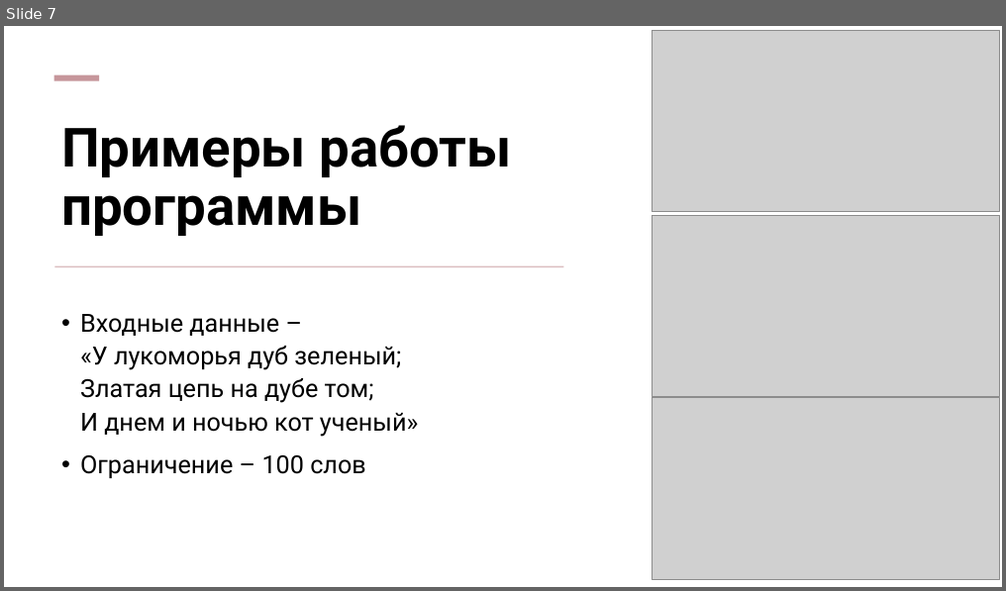
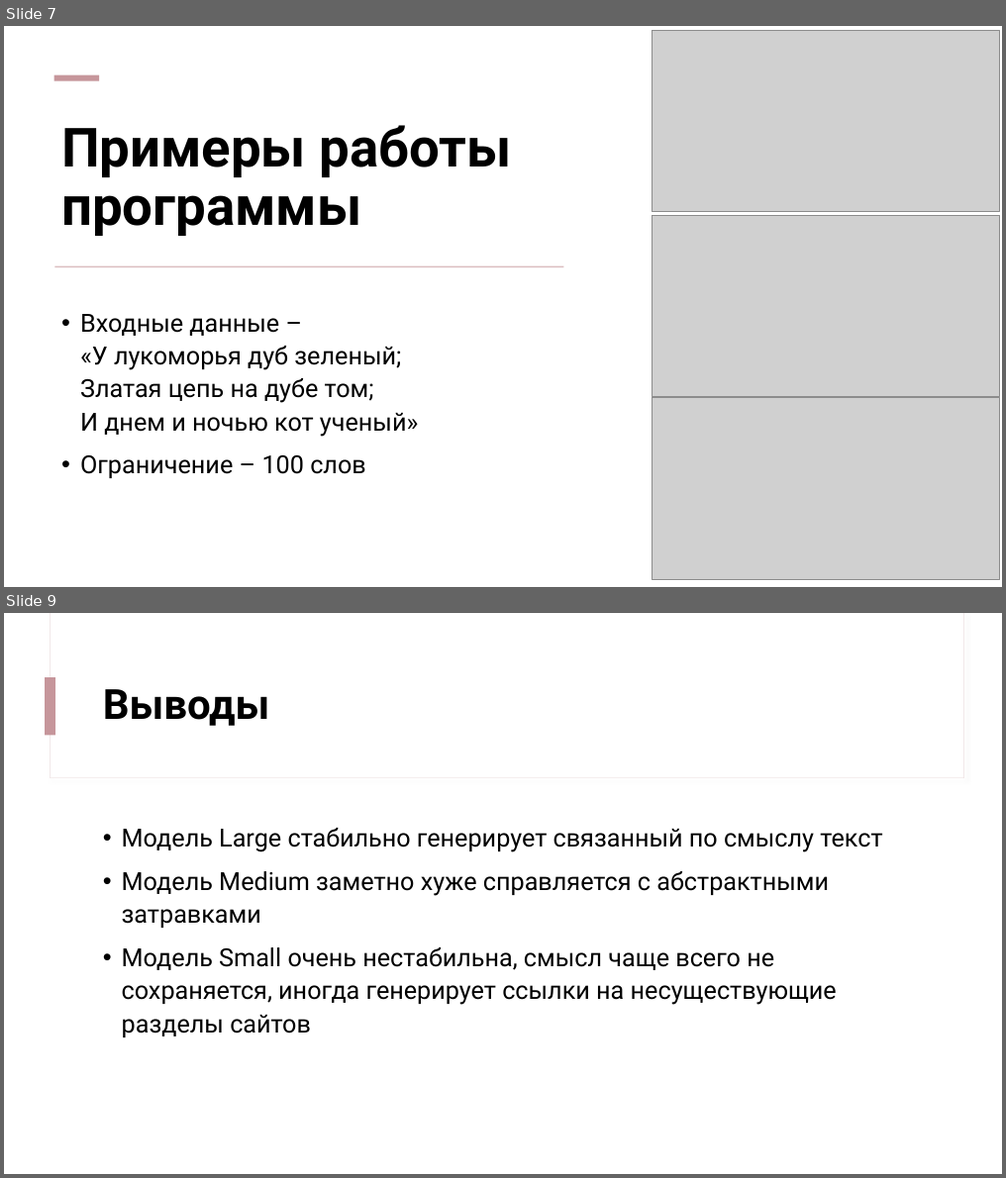
Before and after one commit to OmegaLies/AI, a slide deck: lab2.pptx. Shown one above the other, each under a label of ours: slide 7 before the commit, slides 7 and 9 after it; the slides between them are not shown. The pictures are 1006x591 and 1006x1178 pixels, drawn with LibreOffice and Linux fonts; fonts in the diff are those of the drawing; grey boxes stand for pictures. Boxes give left, top, right and bottom in pixels: in the first picture for what was removed or moved away, otherwise in the second. Text is boxed around its words. In the diff, an @@ line names an element or a change of style, - is before the commit and + after.

```diff
--- a/lab2.pptx
+++ b/lab2.pptx
@@ slide 9 added at (x1=4, y1=613, x2=1002, y2=1174), background #FFFFFF @@
@@ rectangle added at (x1=50, y1=613, x2=963, y2=778), fill #FFFFFF, outline #F0E5E6 0.75 pt @@
@@ rectangle added at (x1=51, y1=613, x2=963, y2=777), fill #FFFFFF @@
@@ rectangle added at (x1=46, y1=677, x2=55, y2=735), fill #C6969B @@
@@ title added at (x1=103, y1=689, x2=270, y2=726), 40 pt, text #000000, bold @@
+Выводы
@@ text added at (x1=122, y1=828, x2=882, y2=1038), 24 pt, text #000000 @@
+• Модель Large стабильно генерирует связанный по смыслу текст
+• Модель Medium заметно хуже справляется с абстрактными затравками
+• Модель Small очень нестабильна, смысл чаще всего не сохраняется, иногда генерирует ссылки на несуществующие разделы сайтов
```
Also in this commit, not shown: 3 slides changed.
